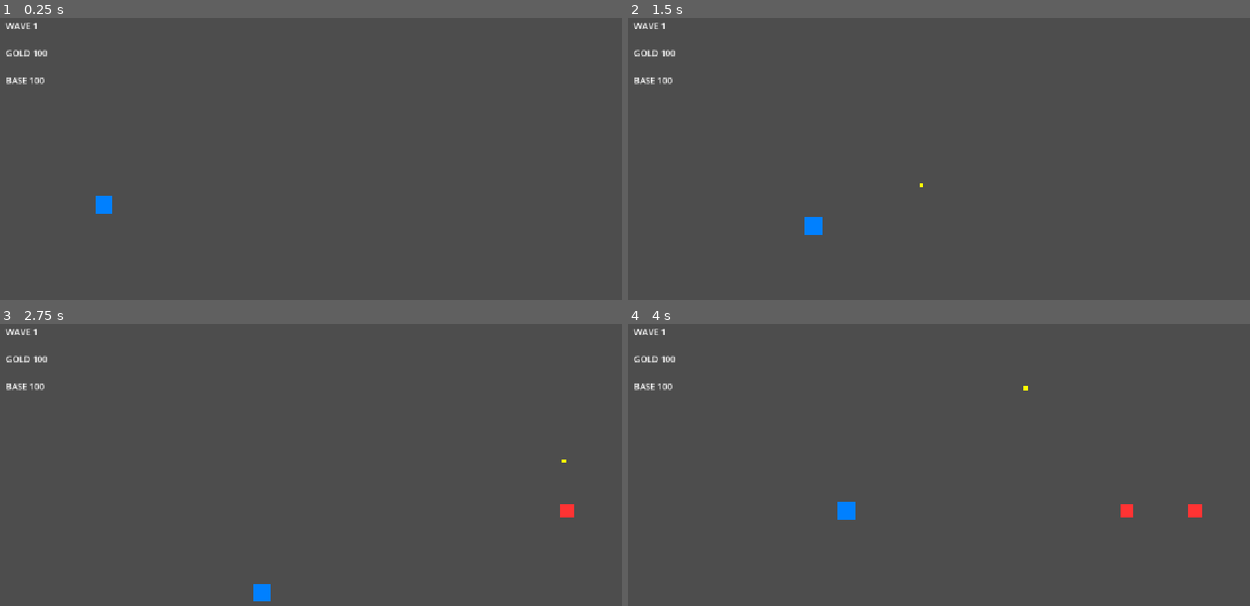
Above: before the commit, frames 1-4 (two rows, left to right).
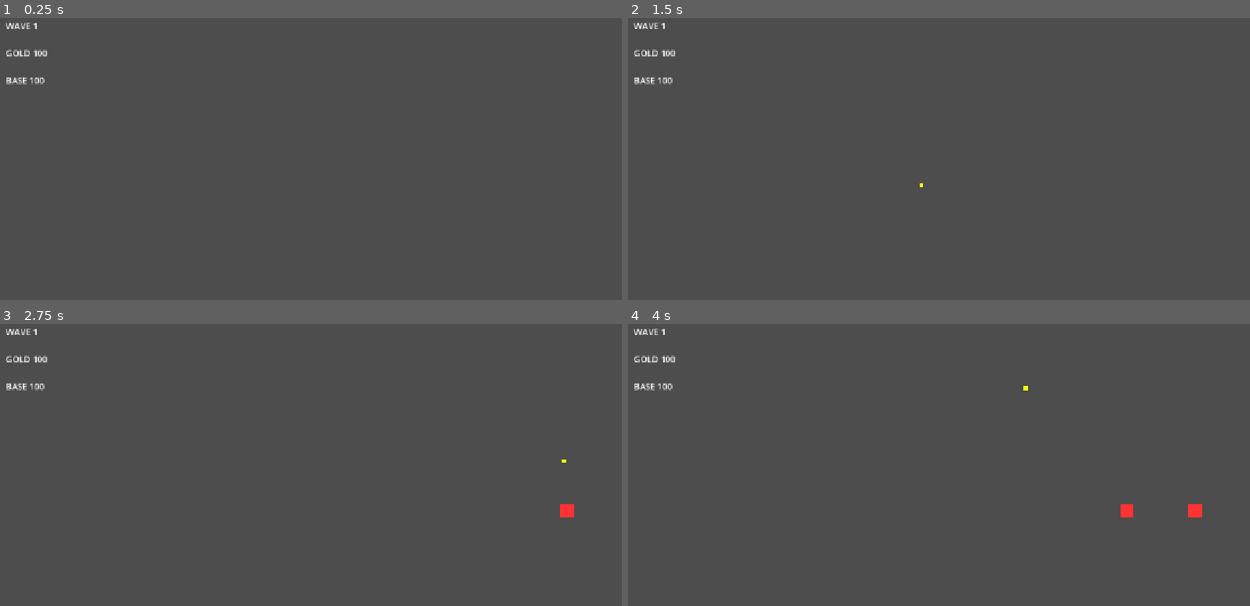
Above: after the commit, the same moments.

Repository: jjhnom/toyPjt
Game: Godot game, scene res://scenes/Main.tscn
The game is run twice, just before and just after one commit, with the same random seed, the same clock (stepped at 60 frames per second) and the same inputs.
Inputs (mouse positions are in pixels of both pictures, inside the frame that each line leads up to):
- Up to frame 1 (0.25 s): no input
- Up to frame 2 (1.5 s): tap Enter (ui_accept) at 0.5, 0.77 s; move the mouse to (1075, 167) at 0.52 s; hold D 0.53-1.28 s; click (1075, 167) at 0.67 s; move the mouse to (808, 201) at 1.27 s; hold S from 1.28 s (still down)
- Up to frame 3 (2.75 s): tap Enter (ui_accept) at 1.52 s; move the mouse to (373, 414) at 2.02 s; release S at 2.03 s; hold D from 2.03 s (still down)
- Up to frame 4 (4 s): move the mouse to (907, 560) at 2.77 s; release D at 2.78 s; hold W 2.78-3.53 s; click (907, 560) at 2.92 s; tap Enter (ui_accept) at 3.02, 3.77 s; move the mouse to (1125, 543) at 3.52 s; hold A from 3.53 s (still down)

The runs differ from the first frame. In frame 1, 0.2% of the frame differs, in the area x 15-19%, y 63-70%; in frame 2, 0.2%, in the area x 28-32%, y 70-77%; in frame 3, 0.2%; in frame 4, 0.2%.

Commit message:
Update Player.tscn to use dragon sprite and adjust nodes

Diff:
--- a/scenes/Player.tscn
+++ b/scenes/Player.tscn
@@ -1,16 +1,17 @@
 [gd_scene load_steps=3]
+
 [ext_resource type="Script" path="res://scripts/Player.gd" id="1"]
+[ext_resource type="Texture2D" path="res://assets/dragon.png" id="2"]
 
 [sub_resource type="RectangleShape2D" id="RectangleShape2D_1"]
 size = Vector2(32, 32)
 
 [node name="Player" type="CharacterBody2D"]
-script=ExtResource("1")
+script = ExtResource("1")
+
 [node name="CollisionShape2D" type="CollisionShape2D" parent="."]
 shape = SubResource("RectangleShape2D_1")
-[node name="ColorRect" type="ColorRect" parent="."]
-offset_left = -16.0
-offset_top = -16.0
-offset_right = 16.0
-offset_bottom = 16.0
-color = Color(0, 0.5, 1, 1)
+
+[node name="Sprite2D" type="Sprite2D" parent="."]
+texture = ExtResource("2")
+scale = Vector2(0.03125, 0.03125)
